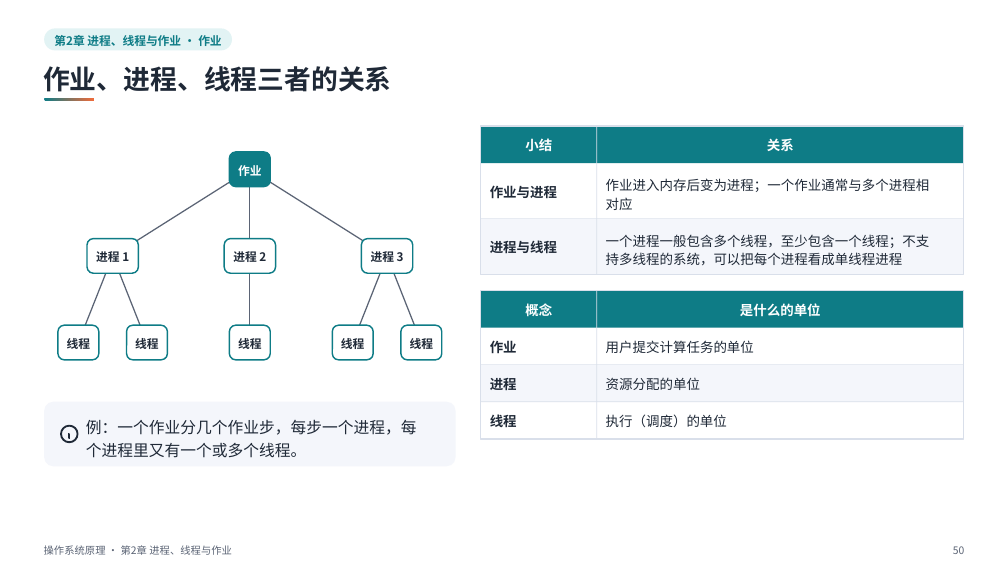
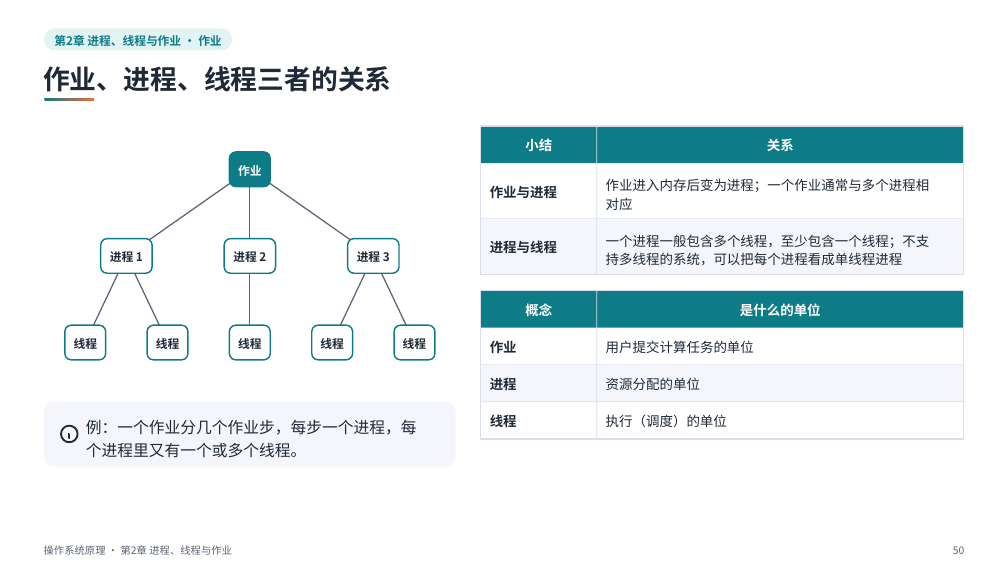
Before and after one commit to sweetcornna/JLU-remake, a slide deck: slide 50 of 大二下/操作系统原理/重制版PPT/第2章 进程、线程与作业（重制版）.pptx. Drawn at 1008x567 pixels with LibreOffice and Linux fonts; fonts in the diff are those of the drawing. Boxes give left, top, right and bottom in pixels: in the first picture for what was removed or moved away, otherwise in the second. Text is boxed around its words. In the diff, an @@ line names an element or a change of style, - is before the commit and + after.

Commit message:
五份讲义版面收尾，微积分 AⅡ 笔记配上原资料里仅有的 3 张图
讲义：操作系统第 2、5 章，软件设计模式 13 建造者、26 代理，软件工程第 2 章。代理模式论坛权限的类图按源课件改正，Client 的关联线应指向 PermissionProxy。死锁一章补了三个进程「先于」关系成环的图。

微积分 AⅡ 的作业和历年题答案几乎全是文字和公式，只找到 3 张图，用在 3 篇笔记里。其余积分区域和立体图原资料里都没有，没有补画。

```diff
--- a/大二下/操作系统原理/重制版PPT/第2章 进程、线程与作业（重制版）.pptx
+++ b/大二下/操作系统原理/重制版PPT/第2章 进程、线程与作业（重制版）.pptx
@@ freeform shape: place and size @@
-freeform shape at <box>113,169,250,256</box>
+freeform shape at <box>126,169,250,256</box>
@@ freeform shape: place and size @@
-freeform shape at <box>250,169,387,256</box>
+freeform shape at <box>250,169,374,256</box>
@@ rounded rectangle: place and size @@
-rounded rectangle at <box>87,239,138,274</box>
+rounded rectangle at <box>101,239,152,274</box>
@@ rounded rectangle: place and size @@
-rounded rectangle at <box>361,239,413,274</box>
+rounded rectangle at <box>348,239,399,274</box>
@@ freeform shape: place and size @@
-freeform shape at <box>79,256,113,343</box>
+freeform shape at <box>85,256,126,343</box>
@@ text "进程 1": place and size @@
-text "进程 1" at <box>96,249,129,265</box>
+text "进程 1" at <box>110,249,143,265</box>
@@ freeform shape: place and size @@
-freeform shape at <box>113,256,147,343</box>
+freeform shape at <box>126,256,167,343</box>
@@ freeform shape: place and size @@
-freeform shape at <box>353,256,387,343</box>
+freeform shape at <box>332,256,373,343</box>
@@ text "进程 3": place and size @@
-text "进程 3" at <box>371,249,404,265</box>
+text "进程 3" at <box>357,249,390,265</box>
@@ freeform shape: place and size @@
-freeform shape at <box>387,256,421,343</box>
+freeform shape at <box>374,256,414,343</box>
@@ rounded rectangle: place and size @@
-rounded rectangle at <box>58,325,99,360</box>
+rounded rectangle at <box>65,325,106,360</box>
@@ rounded rectangle: place and size @@
-rounded rectangle at <box>126,325,167,360</box>
+rounded rectangle at <box>147,325,188,360</box>
@@ rounded rectangle: place and size @@
-rounded rectangle at <box>333,325,374,360</box>
+rounded rectangle at <box>312,325,352,360</box>
@@ rounded rectangle: place and size @@
-rounded rectangle at <box>401,325,442,360</box>
+rounded rectangle at <box>394,325,435,360</box>
@@ text "线程": place and size @@
-text "线程" at <box>67,336,90,352</box>
+text "线程" at <box>74,336,97,352</box>
@@ text "线程": place and size @@
-text "线程" at <box>135,336,158,352</box>
+text "线程" at <box>156,336,179,352</box>
@@ text "线程": place and size @@
-text "线程" at <box>341,336,364,352</box>
+text "线程" at <box>320,336,343,352</box>
@@ text "线程": place and size @@
-text "线程" at <box>410,336,433,352</box>
+text "线程" at <box>403,336,426,352</box>
```
Also in this commit, not shown: 23 other slides changed, 11 other files.
